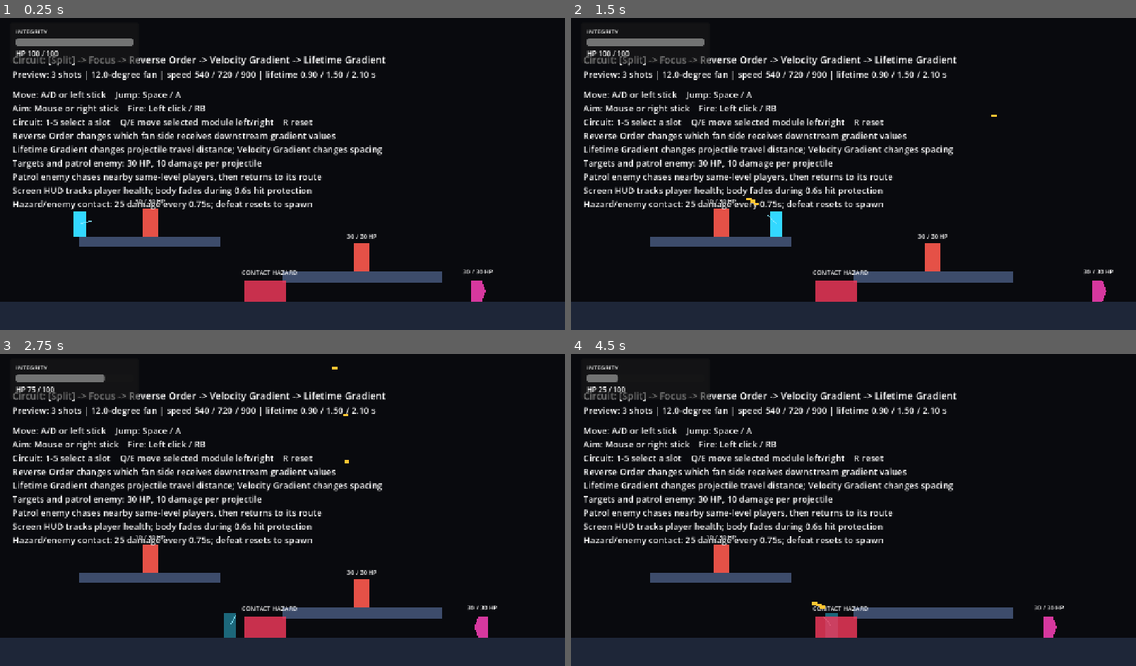
Above: before the commit, frames 1-4 (two rows, left to right).
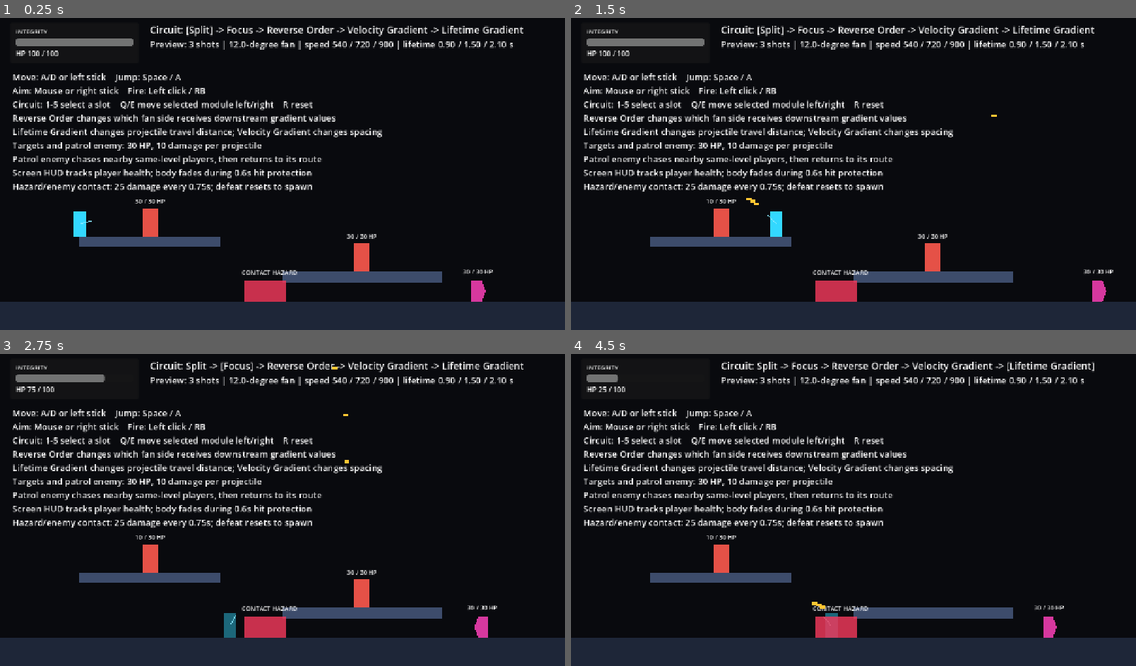
Above: after the commit, the same moments.

Repository: YangYuS8/riftwire
Game: Godot game, scene res://game/actors/player/movement_lab.tscn
Two runs of this game, one before a commit and one after it. Both use one fixed random seed, a clock stepped at 60 frames per second and the inputs below.
Inputs (mouse positions are in pixels of both pictures, inside the frame that each line leads up to):
- Up to frame 1 (0.25 s): no input
- Up to frame 2 (1.5 s): tap Enter at 0.5 s; move the mouse to (977, 155) at 0.52 s; hold D (move_right) from 0.53 s (still down); click (977, 155) at 0.6 s; tap Space (jump) at 0.77 s; move the mouse to (740, 186) at 1.27 s; tap 1 at 1.35 s; click (740, 186) at 1.42 s
- Up to frame 3 (2.75 s): tap Space (jump) at 1.52 s; move the mouse to (339, 438) at 2.02 s; release D (move_right) at 2.03 s; hold A (move_left) from 2.03 s (still down); tap 2 at 2.1 s; click (339, 438) at 2.17 s
- Up to frame 4 (4.5 s): move the mouse to (825, 569) at 2.77 s; release A (move_left) at 2.78 s; hold D (move_right) 2.78-4.28 s; tap 3 at 2.85 s; click (825, 569) at 2.92 s; tap Space (jump) at 3.02, 3.77 s; move the mouse to (1023, 553) at 3.52 s; tap 4 at 3.6 s; click (1023, 553) at 3.67 s; move the mouse to (684, 460) at 4.27 s; hold A (move_left) from 4.28 s (still down); tap 5 at 4.35 s; click (684, 460) at 4.42 s

The runs differ from the first frame. In frame 1, 13% of the frame differs, in the area x 2-93%, y 2-62%; in frame 2, 13%; in frame 3, 13%; in frame 4, 13%.
Error before the commit: Assertion failed: MovementLab requires CircuitStatus. (res://game/actors/player/movement_lab.gd:211)

Commit message:
fix: separate circuit HUD from health overlay

Diff:
--- a/game/actors/player/movement_lab.tscn
+++ b/game/actors/player/movement_lab.tscn
@@ -28,6 +28,45 @@
 
 [node name="PlayerHealthHud" parent="." instance=ExtResource("5_health_hud")]
 player_path = NodePath("../Player")
+
+[node name="CircuitHud" type="CanvasLayer" parent="."]
+layer = 9
+
+[node name="Root" type="Control" parent="CircuitHud"]
+layout_mode = 3
+anchors_preset = 15
+anchor_right = 1.0
+anchor_bottom = 1.0
+grow_horizontal = 2
+grow_vertical = 2
+mouse_filter = 2
+
+[node name="CircuitStatus" type="Label" parent="CircuitHud/Root"]
+layout_mode = 0
+offset_left = 340.0
+offset_top = 24.0
+offset_right = 1250.0
+offset_bottom = 56.0
+theme_override_font_sizes/font_size = 22
+text = "Circuit: [Split] -> Focus -> Reverse Order -> Velocity Gradient -> Lifetime Gradient"
+
+[node name="CircuitPreview" type="Label" parent="CircuitHud/Root"]
+layout_mode = 0
+offset_left = 340.0
+offset_top = 58.0
+offset_right = 1250.0
+offset_bottom = 90.0
+theme_override_font_sizes/font_size = 20
+text = "Preview: 3 shots | 12.0-degree fan | speed 540 / 720 / 900 | lifetime 0.90 / 1.50 / 2.10 s"
+
+[node name="Instructions" type="Label" parent="CircuitHud/Root"]
+layout_mode = 0
+offset_left = 28.0
+offset_top = 132.0
+offset_right = 1240.0
+offset_bottom = 384.0
+theme_override_font_sizes/font_size = 20
+text = "Move: A/D or left stick    Jump: Space / A\nAim: Mouse or right stick    Fire: Left click / RB\nCircuit: 1-5 select a slot    Q/E move selected module left/right    R reset\nReverse Order changes which fan side receives downstream gradient values\nLifetime Gradient changes projectile travel distance; Velocity Gradient changes spacing\nTargets and patrol enemy: 30 HP, 10 damage per projectile\nPatrol enemy chases nearby same-level players, then returns to its route\nScreen HUD tracks player health; body fades during 0.6s hit protection\nHazard/enemy contact: 25 damage every 0.75s; defeat resets to spawn"
 
 [node name="Floor" type="StaticBody2D" parent="."]
 position = Vector2(640, 688)
@@ -71,27 +110,3 @@
 [node name="FloorPatrolEnemy" parent="." instance=ExtResource("4_patrol_enemy")]
 position = Vector2(1060, 624)
 patrol_half_width = 140.0
-
-[node name="CircuitStatus" type="Label" parent="."]
-offset_left = 28.0
-offset_top = 92.0
-offset_right = 1250.0
-offset_bottom = 124.0
-theme_override_font_sizes/font_size = 22
-text = "Circuit: [Split] -> Focus -> Reverse Order -> Velocity Gradient -> Lifetime Gradient"
-
-[node name="CircuitPreview" type="Label" parent="."]
-offset_left = 28.0
-offset_top = 126.0
-offset_right = 1250.0
-offset_bottom = 158.0
-theme_override_font_sizes/font_size = 20
-text = "Preview: 3 shots | 12.0-degree fan | speed 540 / 720 / 900 | lifetime 0.90 / 1.50 / 2.10 s"
-
-[node name="Instructions" type="Label" parent="."]
-offset_left = 28.0
-offset_top = 172.0
-offset_right = 1240.0
-offset_bottom = 424.0
-theme_override_font_sizes/font_size = 20
-text = "Move: A/D or left stick    Jump: Space / A\nAim: Mouse or right stick    Fire: Left click / RB\nCircuit: 1-5 select a slot    Q/E move selected module left/right    R reset\nReverse Order changes which fan side receives downstream gradient values\nLifetime Gradient changes projectile travel distance; Velocity Gradient changes spacing\nTargets and patrol enemy: 30 HP, 10 damage per projectile\nPatrol enemy chases nearby same-level players, then returns to its route\nScreen HUD tracks player health; body fades during 0.6s hit protection\nHazard/enemy contact: 25 damage every 0.75s; defeat resets to spawn"
